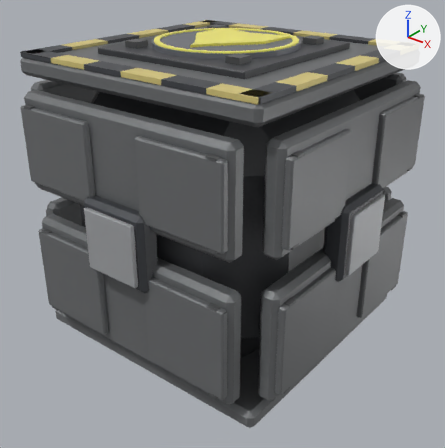
The FBX model SpaceStation/Assets/_Project/Art/Models/Modules/SM_ArmorBulkhead.fbx, before and after one commit.
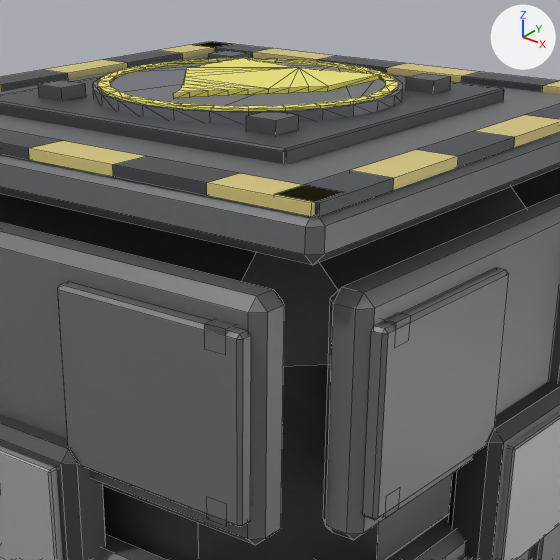
Each version appears first whole from a 50 mm lens placed at (1.004, -1.27, 0.671), pointed at (0.021, -0.041, -0.091), and next in a close-up on the part from 24% to 85% of the width and 0% to 60% of the height. The axes (+X, +Y, +Z) are drawn at upper right. The lights are the same throughout. The first two pictures are the older version. The close-ups show mesh edges as thin lines. Where no turn or scale is listed for an object, it has been applied to the vertices. Vertices at exactly the same position are counted once.

Before the edit, the objects in view are built like this:
```python
me_emblem_armorbulkhead_001 = bpy.data.meshes.new('Emblem_ArmorBulkhead.001')
me_emblem_armorbulkhead_001.from_pydata(...)  # 212 vertices, 520 faces; spans x -0.19..0.19, y -0.19..0.19, z 0.391..0.413
# faces by material slot: [108, 412]
me_emblem_armorbulkhead_001.materials.append(mat_hulldark)  # grey #81848b
me_emblem_armorbulkhead_001.materials.append(mat_fx_fluoryellow)  # yellow #fff66c
me_smn_armorbulkhead = bpy.data.meshes.new('SMN_ArmorBulkhead')
me_smn_armorbulkhead.from_pydata(...)  # 1296 vertices, 1284 faces; spans x -0.44..0.44, y -0.44..0.44, z -0.41..0.41
me_smn_armorbulkhead.materials.append(mat_tex_armorbulkhead)  # picture img_t_armorbulkhead_basecolor_png
ob_emblem_armorbulkhead = bpy.data.objects.new('Emblem_ArmorBulkhead', me_emblem_armorbulkhead_001)
ob_emblem_armorbulkhead.location = (0.0, 0.0, 0.0)
ob_smn_armorbulkhead = bpy.data.objects.new('SMN_ArmorBulkhead', me_smn_armorbulkhead)
ob_smn_armorbulkhead.location = (0.0, 0.0, 0.0)
```
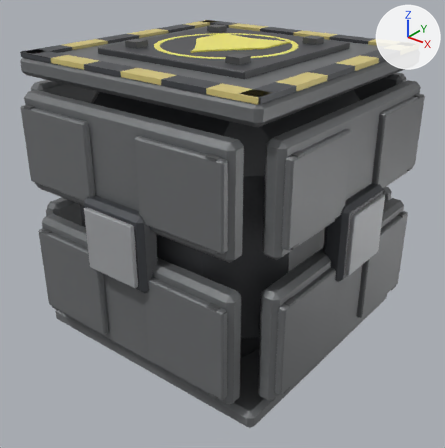
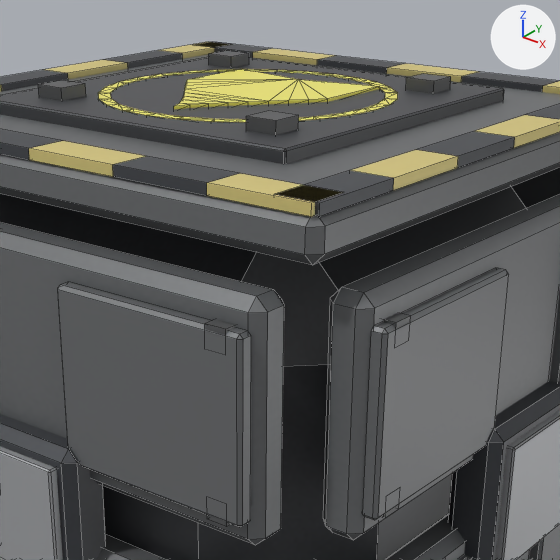
Boxes [x1, y1, x2, y2] around the edits, measured in the close-ups (560 x 560 px; the box of a moved part takes in the faces that stretch with it):
'Emblem_ArmorBulkhead', reshaped, moved: before [93, 58, 403, 123]; after [98, 69, 398, 122]
part 1 of me_emblem_armorbulkhead_001, moved or reshaped (not visible afterwards): before [93, 62, 403, 123]
part 2 of me_emblem_armorbulkhead_001, moved or reshaped: before [173, 58, 380, 99]; after [174, 69, 380, 109]
part 3 of me_emblem_armorbulkhead_001, added: after [98, 69, 398, 122]
part 4 of me_emblem_armorbulkhead_001, deleted (yellow): before [98, 58, 398, 111]

Edits to the bpy script that builds the scene:
```text
Change me_emblem_armorbulkhead_001:
    used by ob_emblem_armorbulkhead; location = (0.0, 0.0, 0.0)
    remove me_emblem_armorbulkhead_001.from_pydata(...)  # 212 vertices, 520 faces; spans x -0.19..0.19, y -0.19..0.19, z 0.391..0.413
    add me_emblem_armorbulkhead_001.from_pydata(...)  # 208 vertices, 520 faces; spans x -0.19..0.19, y -0.186..0.194, z -0.016..0.006
    me_emblem_armorbulkhead_001 part 1: the loose piece of 56 vertices spanning x -0.19..0.19, y -0.19..0.19, z 0.391..0.407 is moved by (0.0, 0.004, -0.407)
    me_emblem_armorbulkhead_001 part 2: the loose piece of 40 vertices spanning x -0.11..0.11, y -0.138..0.127, z 0.407..0.413 is moved by (0.0, 0.004, -0.407)
    me_emblem_armorbulkhead_001 part 3: a new loose piece of 112 vertices spanning x -0.184..0.184, y -0.18..0.188, z 0.0..0.003, in mat_fx_fluoryellow (yellow #fff66c)
    me_emblem_armorbulkhead_001 part 4: the loose piece of 116 vertices spanning x -0.184..0.184, y -0.184..0.184, z 0.407..0.41 is deleted
Change ob_emblem_armorbulkhead:
    ob_emblem_armorbulkhead.location: (0.0, 0.0, 0.0) -> (0.0, -0.004, 0.393)
```
